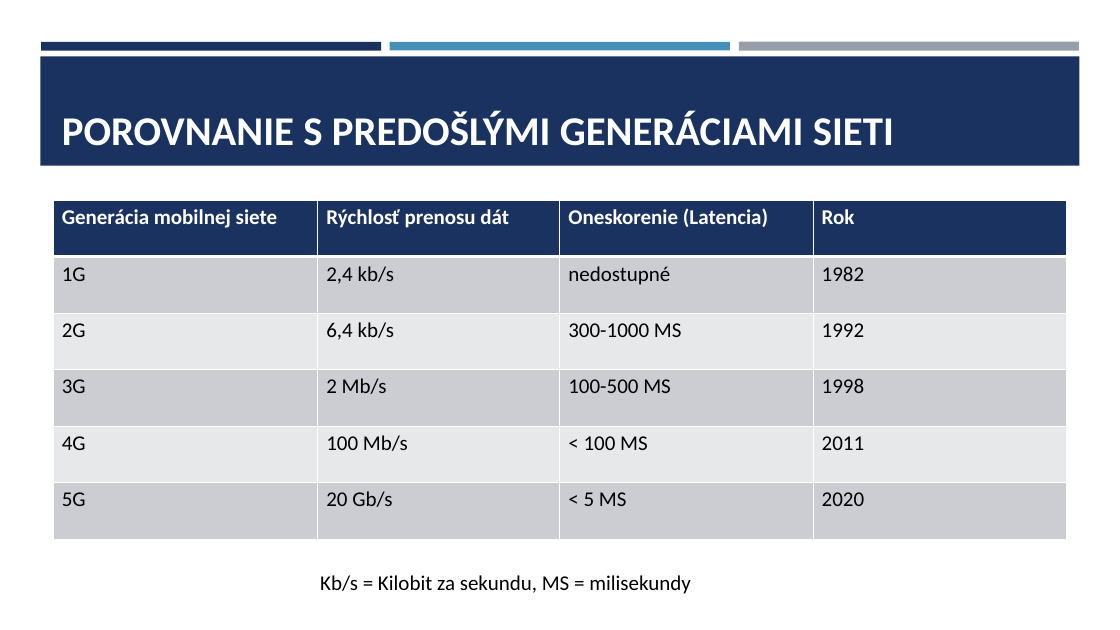
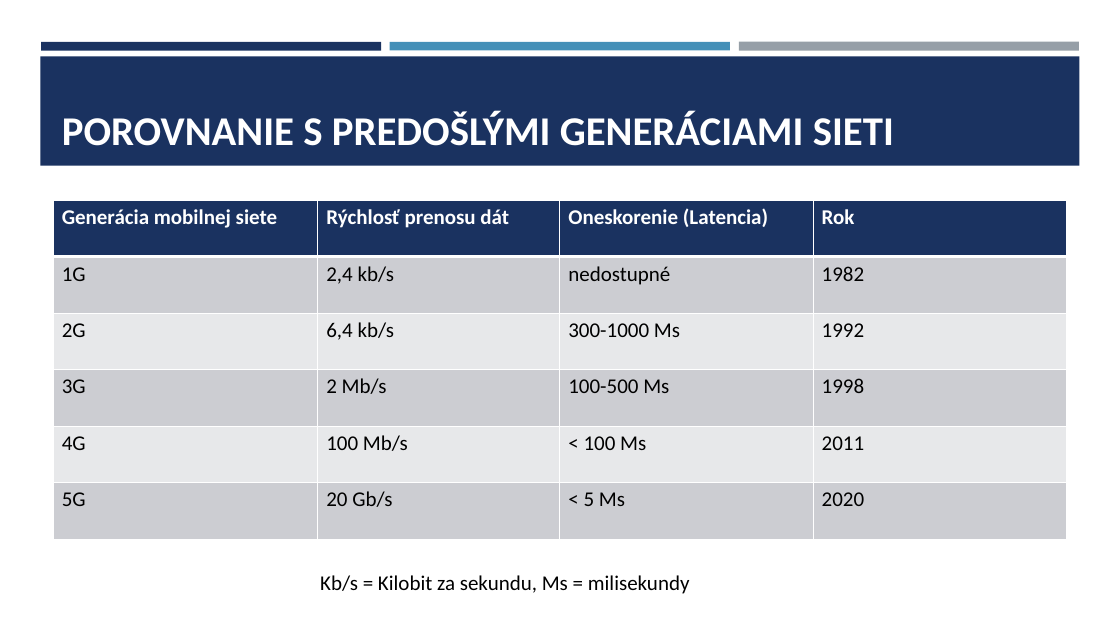
Before and after one commit to Stypec/Rocnikovy-projekt, a slide deck: slide 6 of 5g sieť.pptx. Drawn at 1120x630 pixels with LibreOffice and Linux fonts; fonts in the diff are those of the drawing. Boxes give left, top, right and bottom in pixels: in the first picture for what was removed or moved away, otherwise in the second. Text is boxed around its words. In the diff, an @@ line names an element or a change of style, - is before the commit and + after.

```diff
--- a/5g sieť.pptx
+++ b/5g sieť.pptx
@@ table at <box>54,201,1068,539</box> @@
-row 3, column 3: 300-1000 MS
+row 3, column 3: 300-1000 Ms
-row 4, column 3: 100-500 MS
+row 4, column 3: 100-500 Ms
-row 5, column 3: < 100 MS
+row 5, column 3: < 100 Ms
-row 6, column 3: < 5 MS
+row 6, column 3: < 5 Ms
@@ text at <box>320,575,690,594</box>: text changed @@
-Kb/s = Kilobit za sekundu, MS = milisekundy
+Kb/s = Kilobit za sekundu, Ms = milisekundy
```
Also in this commit, not shown: 2 other slides changed, 4 other files.
